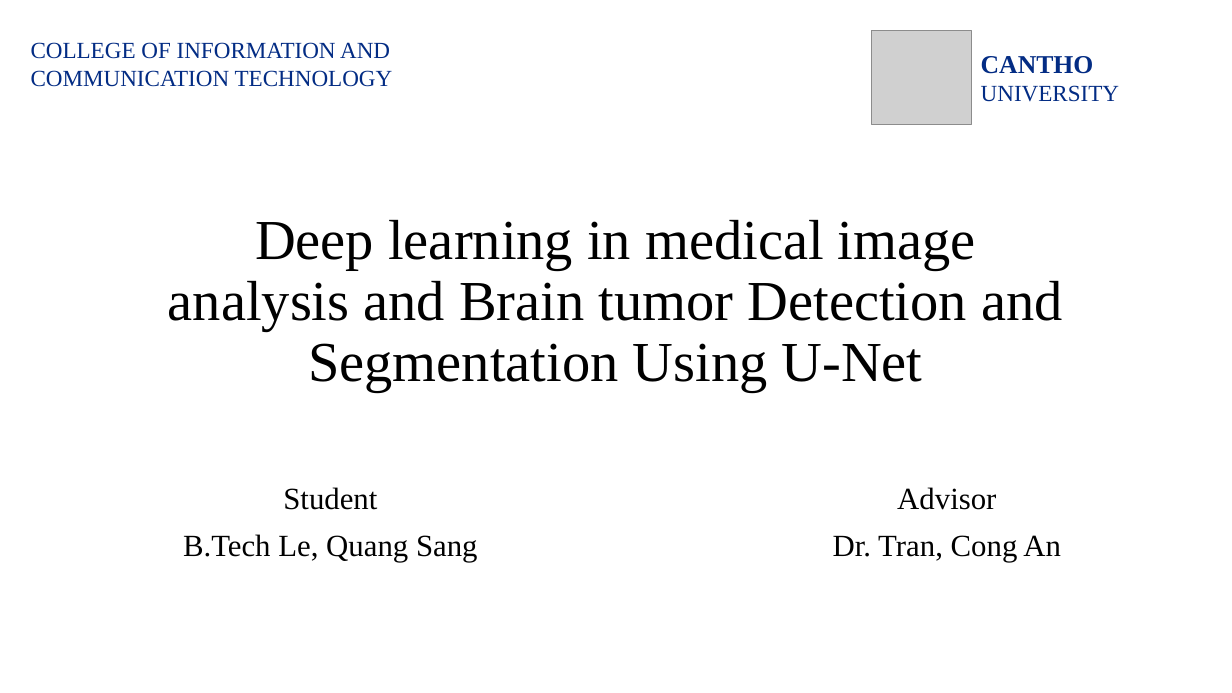
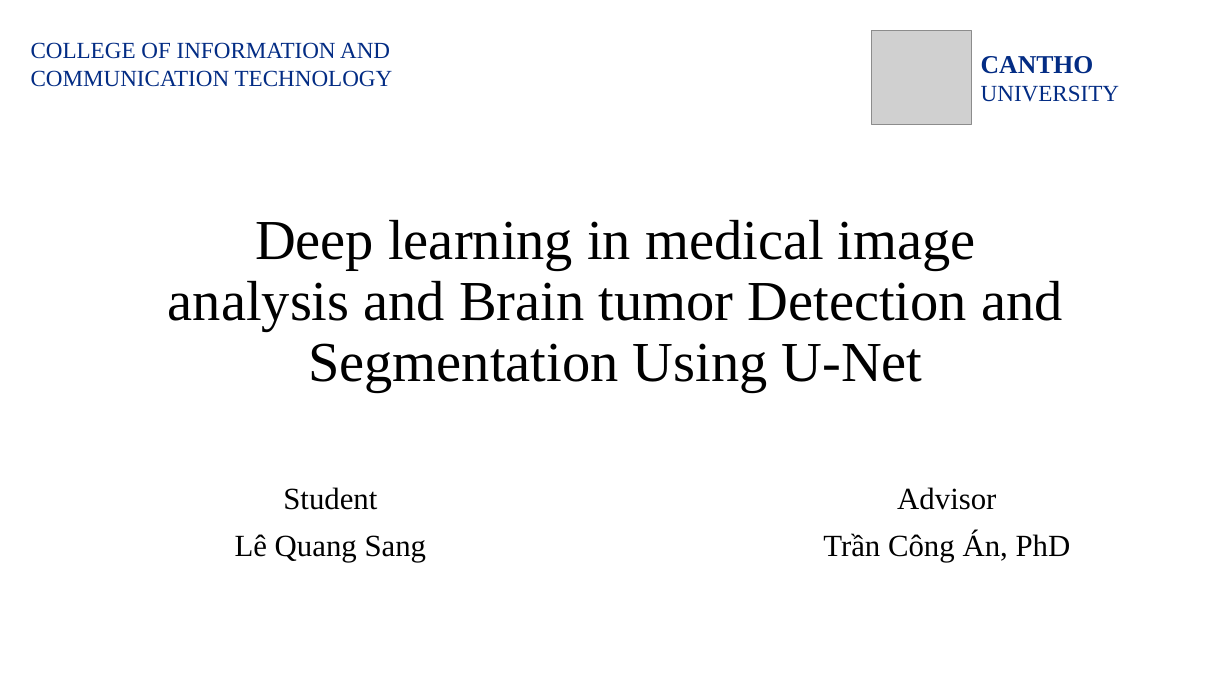
Before and after one commit to sangqle/Study, a slide deck: slide 1 of Final report/Deep learning in medical image analysis.pptx. Drawn at 1232x693 pixels with LibreOffice and Linux fonts; fonts in the diff are those of the drawing; grey boxes stand for pictures. Boxes give left, top, right and bottom in pixels: in the first picture for what was removed or moved away, otherwise in the second. Text is boxed around its words. In the diff, an @@ line names an element or a change of style, - is before the commit and + after.

```diff
--- a/Final report/Deep learning in medical image analysis.pptx
+++ b/Final report/Deep learning in medical image analysis.pptx
@@ subtitle at (235, 534, 427, 562): text changed @@
-B.Tech Le, Quang Sang
+Lê Quang Sang
@@ text at (823, 532, 1071, 562): text changed @@
-Dr. Tran, Cong An
+Trần Công Án, PhD
```
Also in this commit, not shown: 2 other files.
